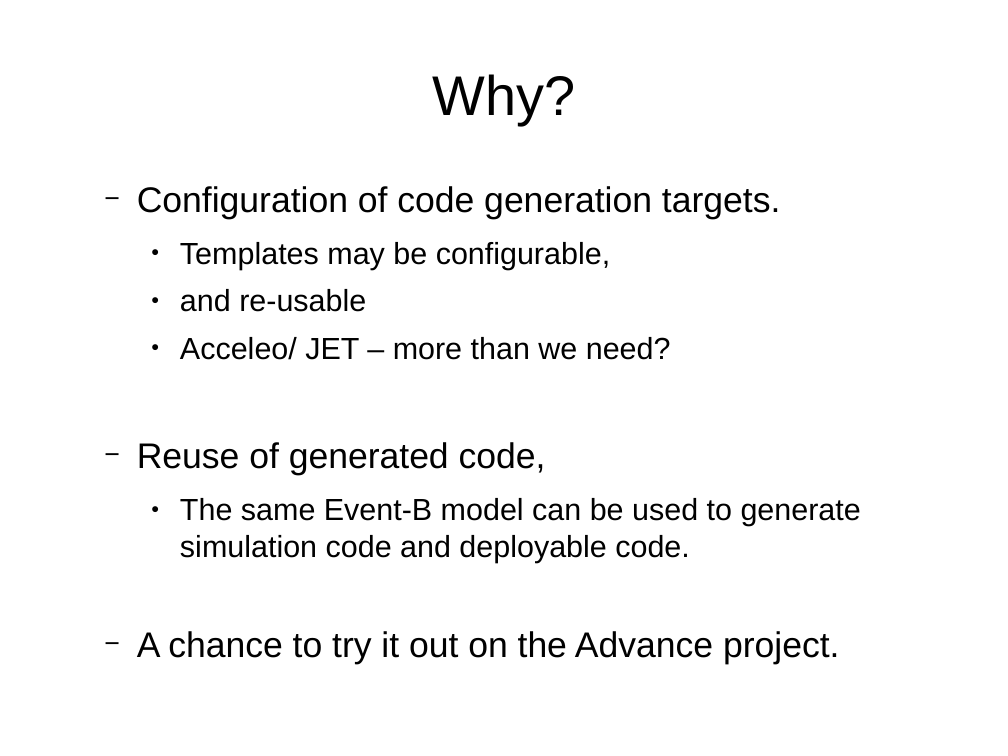
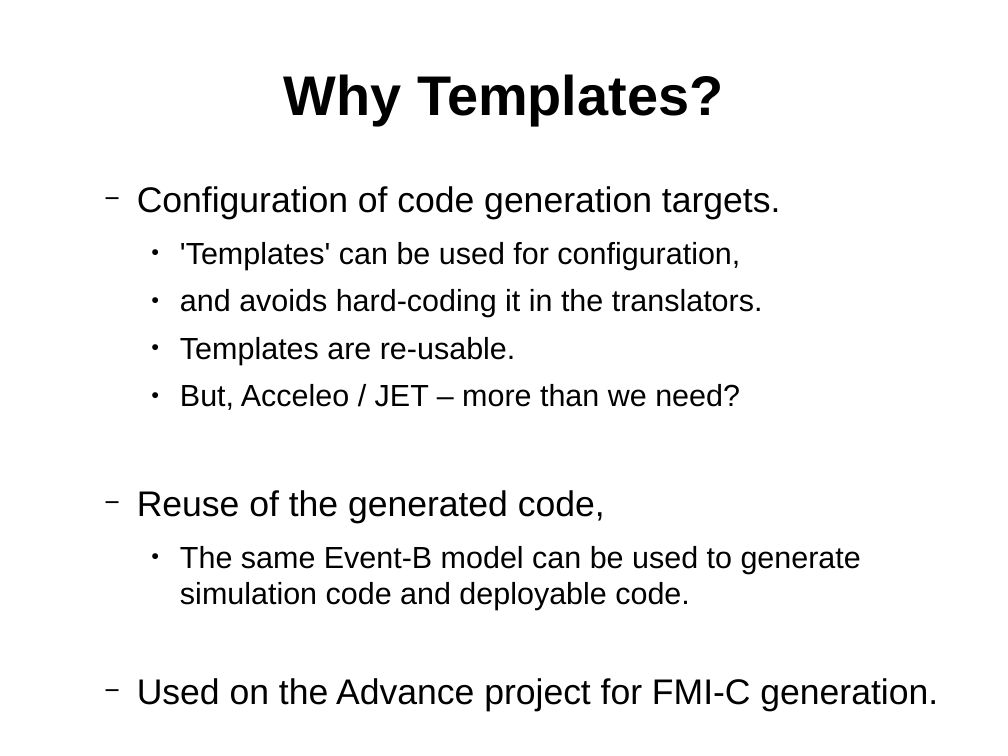
Before and after one commit to weetmuts/rodin-b-sharp-iUML_B_Utils, a slide deck: slide 4 of work/store/Writing/InterfaceTemplatesPaper(acceptedABZ2014)/presentation/templates.odp (slide 2 before the commit). Drawn at 1008x756 pixels with LibreOffice and Linux fonts; fonts in the diff are those of the drawing. Boxes give left, top, right and bottom in pixels: in the first picture for what was removed or moved away, otherwise in the second. Text is boxed around its words. In the diff, an @@ line names an element or a change of style, - is before the commit and + after.

```diff
--- a/work/store/Writing/InterfaceTemplatesPaper(acceptedABZ2014)/presentation/templates.odp
+++ b/work/store/Writing/InterfaceTemplatesPaper(acceptedABZ2014)/presentation/templates.odp
@@ title at <box>284,74,723,125</box>: text changed; bold on @@
-Why?
+Why Templates?
@@ text at <box>137,242,763,523</box>: text changed @@
-    ● Templates may be configurable,
-    ● and re-usable
-    ● Acceleo/ JET – more than we need?
-  − Reuse of generated code,
+    ● 'Templates' can be used for configuration,
+    ● and avoids hard-coding it in the translators.
+    ● Templates are re-usable.
+    ● But, Acceleo / JET – more than we need?
+  − Reuse of the generated code,
@@ text at <box>137,678,938,711</box>: text changed @@
-  − A chance to try it out on the Advance project.
+  − Used on the Advance project for FMI-C generation.
```
Also in this commit, not shown: 5 other slides changed, 3 slides added, 1 slide removed.
